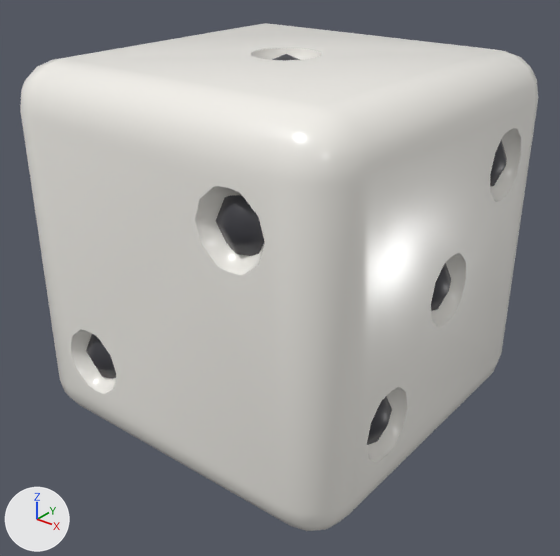
Two versions of the FBX model assets/export/Dice/Rounded.fbx, one commit apart.
The view is the same before and after, from a camera (50 mm lens) standing at (1.47, -1.866, 1.608) and looking at (0.02, -0.055, 0.485). Lighting does not change. The marker at lower left points along +X, +Y and +Z. The picture after the commit comes second. Where no turn or scale is listed for an object, it has been applied to the vertices.

In view in the first picture: 'Body', 'Pips'.
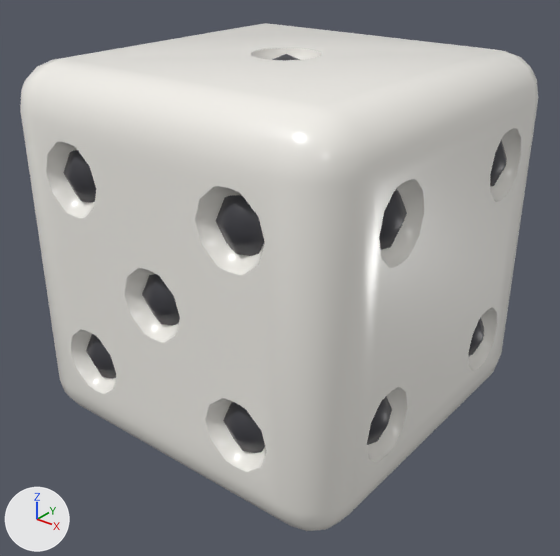
What the commit changed:
me_pips_003 has 546 vertices, 672 faces and spans x -0.6..0.6, y -0.6..0.6, z 0.0..1.2.
me_pips_003 is used by ob_pips; location (0.0, 0.0, 0.0).
me_pips_003 part 1: the loose piece of 26 vertices spanning x 0.4..0.6, y -0.1..0.1, z 0.5..0.7 is moved by (-0.2, -0.5, -0.3).
me_pips_003 part 2: the loose piece of 26 vertices spanning x -0.6..-0.4, y -0.4..-0.2, z 0.8..1.0 is moved by (0.5, -0.2, -0.3).
me_pips_003 part 3: the loose piece of 26 vertices spanning x -0.4..-0.2, y 0.4..0.6, z 0.8..1.0 is moved by (0.0, -1.0, 0.0).
me_pips_003 part 4: the loose piece of 26 vertices spanning x 0.2..0.4, y 0.4..0.6, z 0.2..0.4 is moved by (0.2, -0.2, 0.0).
me_pips_003 part 5: the loose piece of 26 vertices spanning x -0.1..0.1, y 0.4..0.6, z 0.5..0.7 is moved by (0.5, -0.8, 0.3).
me_body_004 is used by ob_body; location (0.0, 0.0, 0.0).
me_body_004 had 840 vertices, 721 faces and spanned x -0.6..0.6, y -0.6..0.6, z 0.0..1.2.
me_body_004 now has 843 vertices, 720 faces and spans x -0.6..0.6, y -0.6..0.6, z 0.0..1.2.
me_body_004 part 6: 70 vertices removed from x -0.6..-0.526, y -0.407..0.407, z 0.191..1.009; 137 vertices added at x -0.6..0.412, y -0.6..0.225, z 0.191..1.009.
me_body_004 part 7: 135 vertices removed from x -0.412..0.6, y -0.224..0.6, z 0.191..1.009; 71 vertices added at x -0.225..0.6, y -0.407..0.6, z 0.191..1.009.

Pixel boxes [x1, y1, x2, y2] of what changed, in the pictures (560 x 556 px; the box of a moved part takes in the faces that stretch with it):
part 1 of me_pips_003, moved or reshaped
    before: [431, 263, 451, 311]
    after: [223, 402, 265, 453]
part 2 of me_pips_003, moved or reshaped (not visible before)
    after: [142, 274, 180, 326]
part 3 of me_pips_003, moved or reshaped (not visible before)
    after: [64, 150, 96, 202]
part 4 of me_pips_003, moved or reshaped (not visible before)
    after: [468, 318, 484, 356]
part 5 of me_pips_003, moved or reshaped (not visible before)
    after: [379, 189, 407, 250]
part 6 of me_body_004, moved or reshaped (not visible before)
    after: [29, 116, 281, 506]
part 7 of me_body_004, moved or reshaped
    both: [353, 102, 535, 501]
